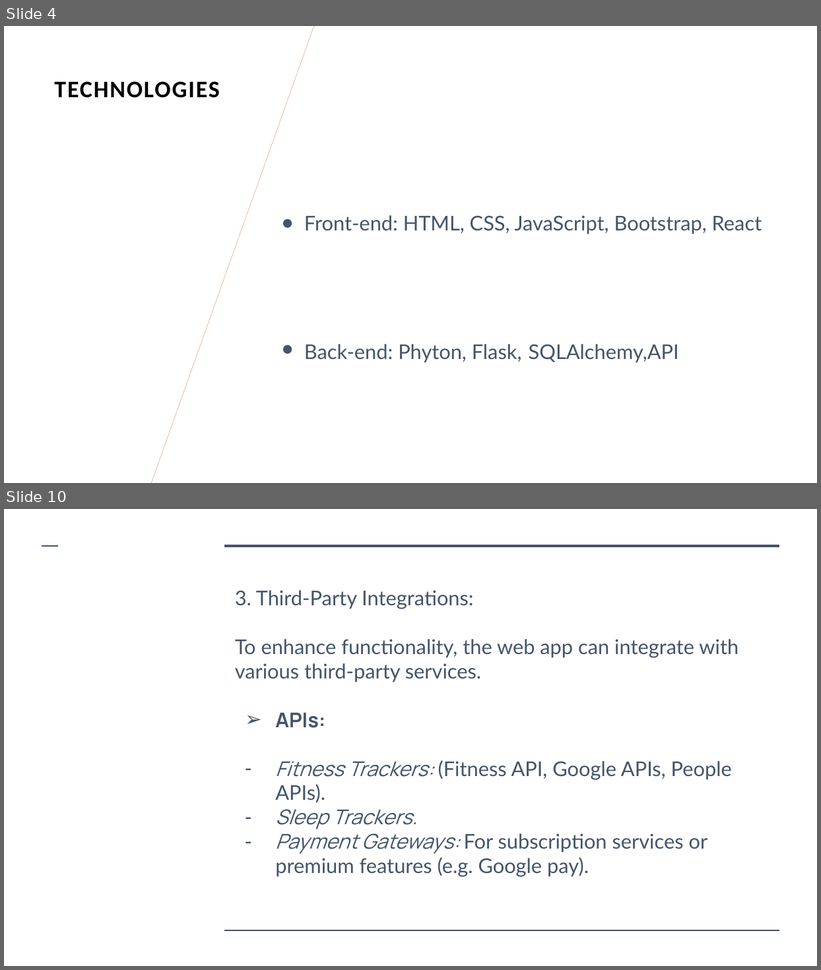
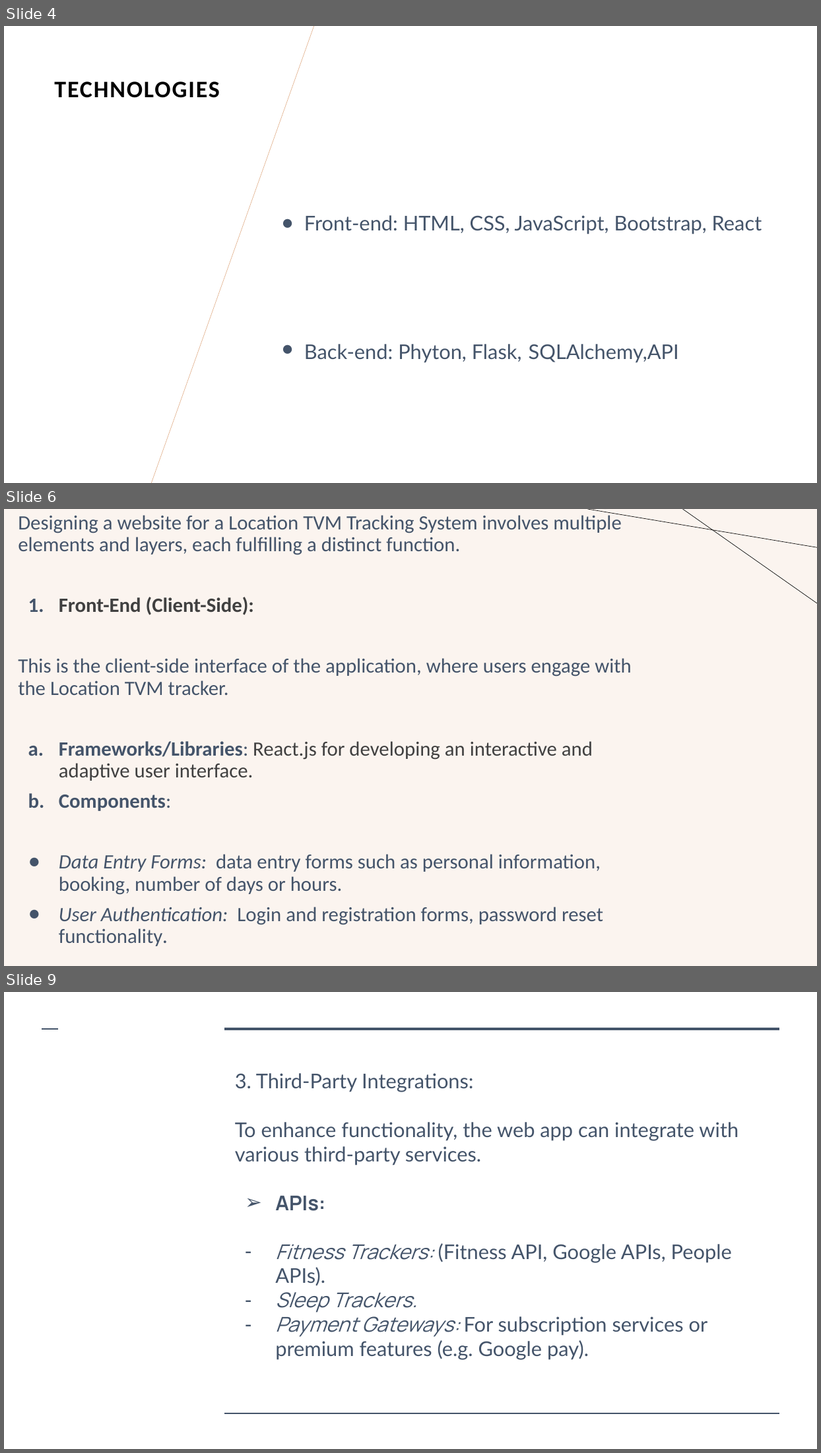
Before and after one commit to achrafkassimi/Portfolio_LocationTVM_Pitch, a slide deck: doc/Location TVM.pptx. Shown one above the other, each under a label of ours: slides 4 and 10 before the commit, slides 4, 6 and 9 after it; the slides between them are not shown. The pictures are 821x970 and 821x1453 pixels, drawn with LibreOffice and Linux fonts; fonts in the diff are those of the drawing; background and template pictures are left out. Boxes give left, top, right and bottom in pixels: in the first picture for what was removed or moved away, otherwise in the second. Text is boxed around its words. In the diff, an @@ line names an element or a change of style, - is before the commit and + after.

```diff
--- a/doc/Location TVM.pptx
+++ b/doc/Location TVM.pptx
@@ slide 6 added at [4,509,817,966], background #FBF4EF @@
@@ text added at [18,512,632,947], 24 pt, text #44546A @@
+Designing a website for a Location TVM Tracking System involves multiple elements and layers, each fulfilling a distinct function.
+1. Front-End (Client-Side):
+This is the client-side interface of the application, where users engage with the Location TVM tracker.
+a. Frameworks/Libraries: React.js for developing an interactive and adaptive user interface.
+b. Components:
+● Data Entry Forms: data entry forms such as personal information, booking, number of days or hours.
+● User Authentication: Login and registration forms, password reset functionality.
@@ line added from (587, 509) to (817, 547), #000000 0.5 pt @@
@@ line added from (683, 509) to (817, 603), #000000 0.5 pt @@
@@ what was slide 10 is now slide 9 @@
```
Also in this commit, not shown: 4 slides changed, 4 other slides added, 24 slides removed.
